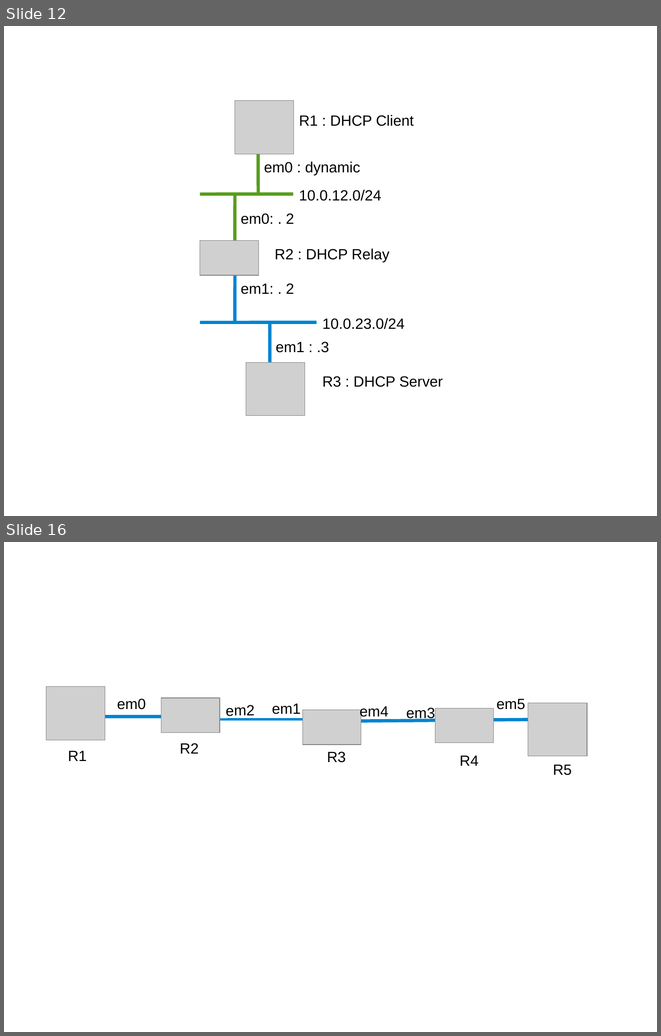
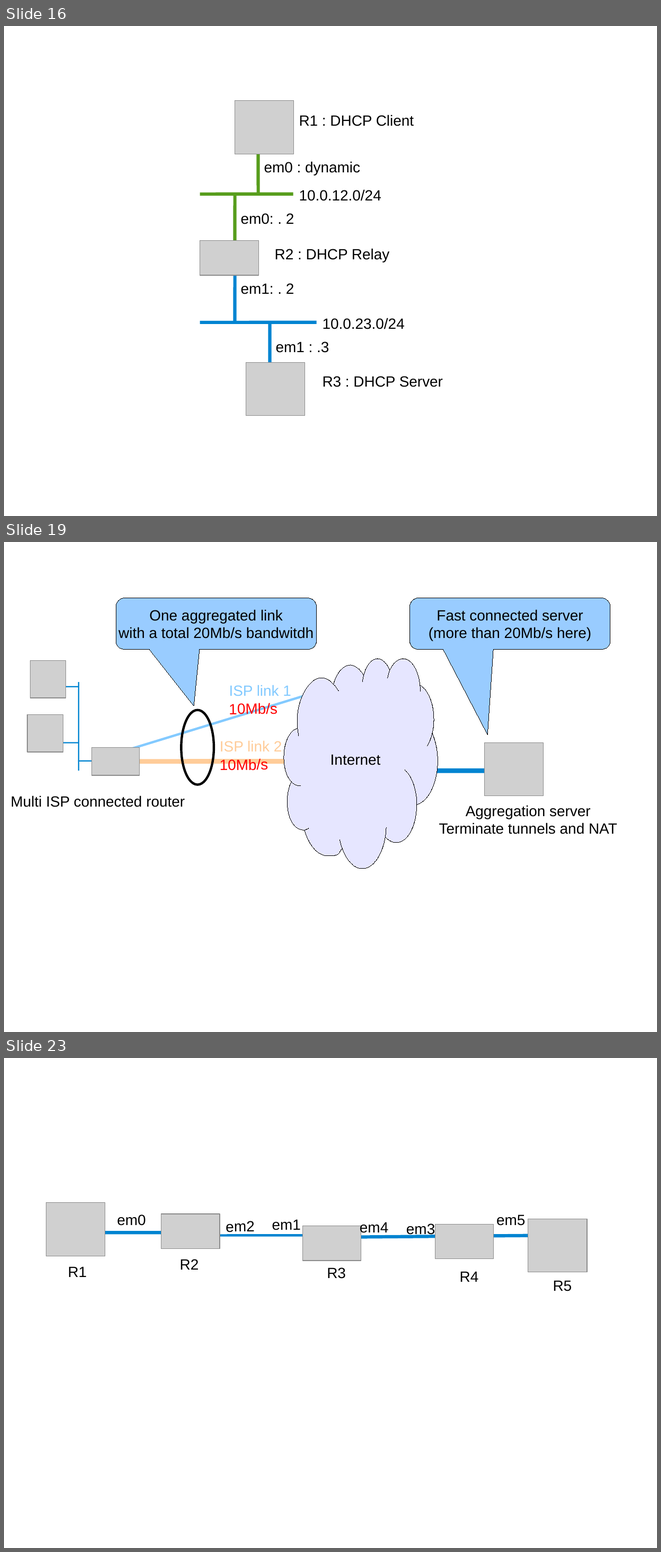
Before and after one commit to ocochard/BSDRP, a slide deck: docs/labs.examples.odp. Shown one above the other, each under a label of ours: slides 12 and 16 before the commit, slides 16, 19 and 23 after it; the slides between them are not shown. The pictures are 661x1036 and 661x1552 pixels, drawn with LibreOffice and Linux fonts; fonts in the diff are those of the drawing; grey boxes stand for pictures. Boxes give left, top, right and bottom in pixels: in the first picture for what was removed or moved away, otherwise in the second. Text is boxed around its words. In the diff, an @@ line names an element or a change of style, - is before the commit and + after.

```diff
--- a/docs/labs.examples.odp
+++ b/docs/labs.examples.odp
@@ slide 19 added at <box>4,542,657,1032</box>, background #FFFFFF @@
@@ rounded speech box added at <box>116,598,317,649</box>, fill #99CCFF, outline #000000 0 pt, 18 pt, text #000000 @@
+One aggregated link
+with a total 20Mb/s bandwitdh
@@ rounded speech box added at <box>410,598,611,649</box>, fill #99CCFF, outline #000000 0 pt, 18 pt, text #000000 @@
+Fast connected server
+(more than 20Mb/s here)
@@ picture added at <box>30,661,66,698</box> @@
@@ freeform shape added at <box>284,659,438,868</box>, fill #E6E6FF, outline #000000 0 pt, 18 pt, text #000000 @@
+Internet
@@ line added from (79, 682) to (79, 771), #0084D1 1.45 pt @@
@@ line added from (350, 682) to (121, 752), #83CAFF 2.83 pt @@
@@ line added from (55, 687) to (79, 687), #0084D1 1.45 pt @@
@@ text added at <box>229,685,291,696</box>, 18 pt, text #83CAFF @@
+ISP link 1
@@ picture added at <box>27,714,63,752</box> @@
@@ ellipse added at <box>181,709,214,784</box>, outline #000000 2.83 pt @@
@@ text added at <box>229,703,277,717</box>, 18 pt, text #FF0000 @@
+10Mb/s
@@ line added from (55, 743) to (79, 743), #0084D1 1.45 pt @@
@@ picture added at <box>91,747,139,775</box> @@
@@ text added at <box>220,741,282,751</box>, 18 pt, text #FFCC99 @@
+ISP link 2
@@ picture added at <box>485,743,543,796</box> @@
@@ line added from (78, 761) to (102, 761), #0084D1 1.45 pt @@
@@ line added from (335, 761) to (118, 761), #FFCC99 5.67 pt @@
@@ text added at <box>220,758,268,773</box>, 18 pt, text #FF0000 @@
+10Mb/s
@@ line added from (501, 771) to (420, 771), #0084D1 5.67 pt @@
@@ text added at <box>11,795,185,807</box>, 18 pt, text #000000 @@
+Multi ISP connected router
@@ text added at <box>439,805,617,834</box>, 18 pt, text #000000 @@
+Aggregation server
+Terminate tunnels and NAT
@@ what was slide 12 is now slide 16 @@
@@ what was slide 16 is now slide 23 @@
```
Also in this commit, not shown: 4 slides changed, 6 other slides added, 11 other files.
